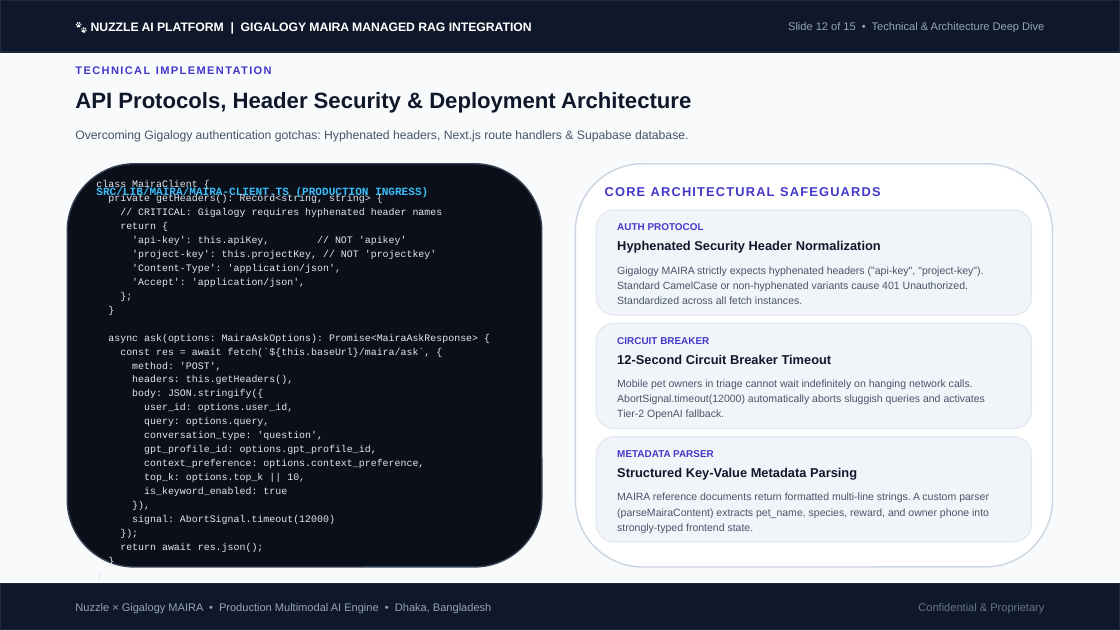
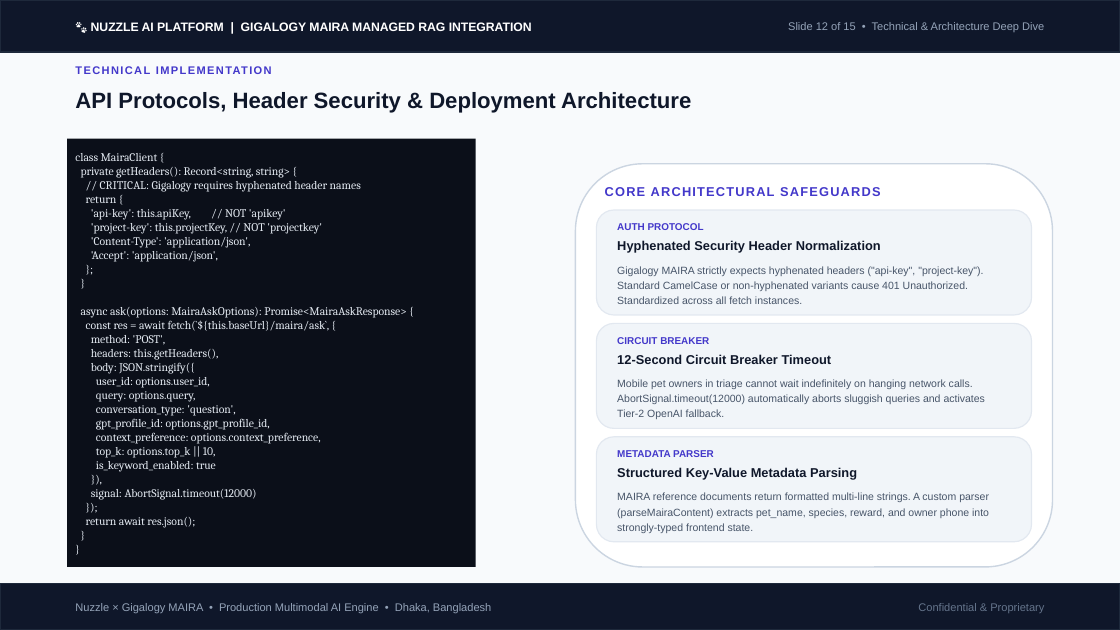
Before and after one commit to zafor2002/nuzzle-, a slide deck: slide 12 of presentation/Nuzzle_Gigalogy_MAIRA_AI_Integration.pptx. Drawn at 1120x630 pixels with LibreOffice and Linux fonts; fonts in the diff are those of the drawing. Boxes give left, top, right and bottom in pixels: in the first picture for what was removed or moved away, otherwise in the second. Text is boxed around its words. In the diff, an @@ line names an element or a change of style, - is before the commit and + after.

```diff
--- a/presentation/Nuzzle_Gigalogy_MAIRA_AI_Integration.pptx
+++ b/presentation/Nuzzle_Gigalogy_MAIRA_AI_Integration.pptx
@@ rectangle "class MairaClient {": place and size @@
-rectangle "class MairaClient {" at <box>108,208,478,552</box>
+rectangle "class MairaClient {" at <box>67,139,476,567</box>
@@ rectangle "class MairaClient {" at <box>67,139,476,567</box>: size 8.5 to 10 pt, font Courier New to Cambria; alignment left to justified; fill none to #0B0F19 @@
@@ text removed at <box>75,130,688,142</box> @@
-Overcoming Gigalogy authentication gotchas: Hyphenated headers, Next.js route handlers & Supabase database.
@@ rounded rectangle removed at <box>67,164,542,567</box> @@
```
Also in this commit, not shown: 14 other slides changed, 4 other files.
